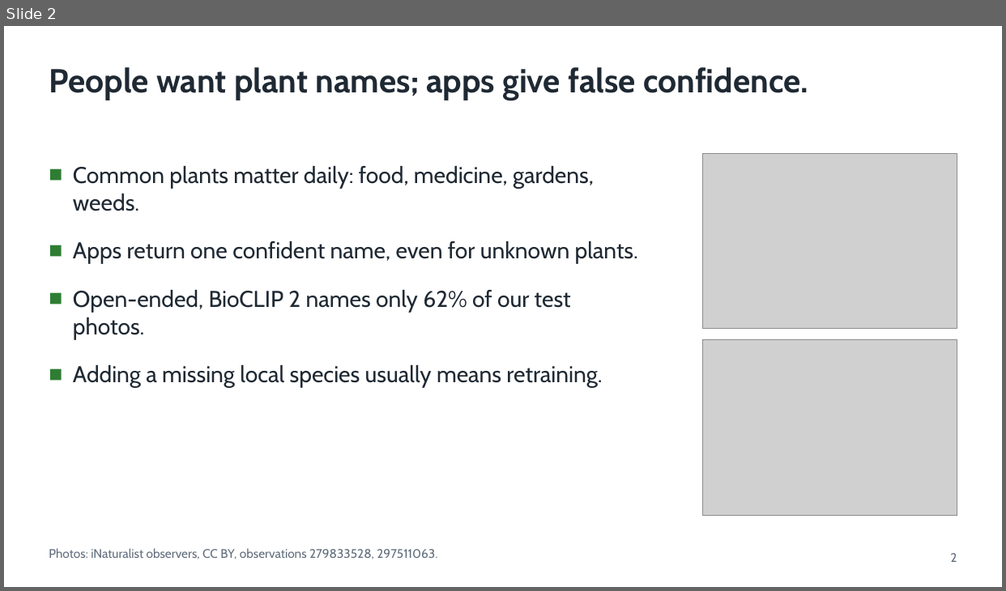
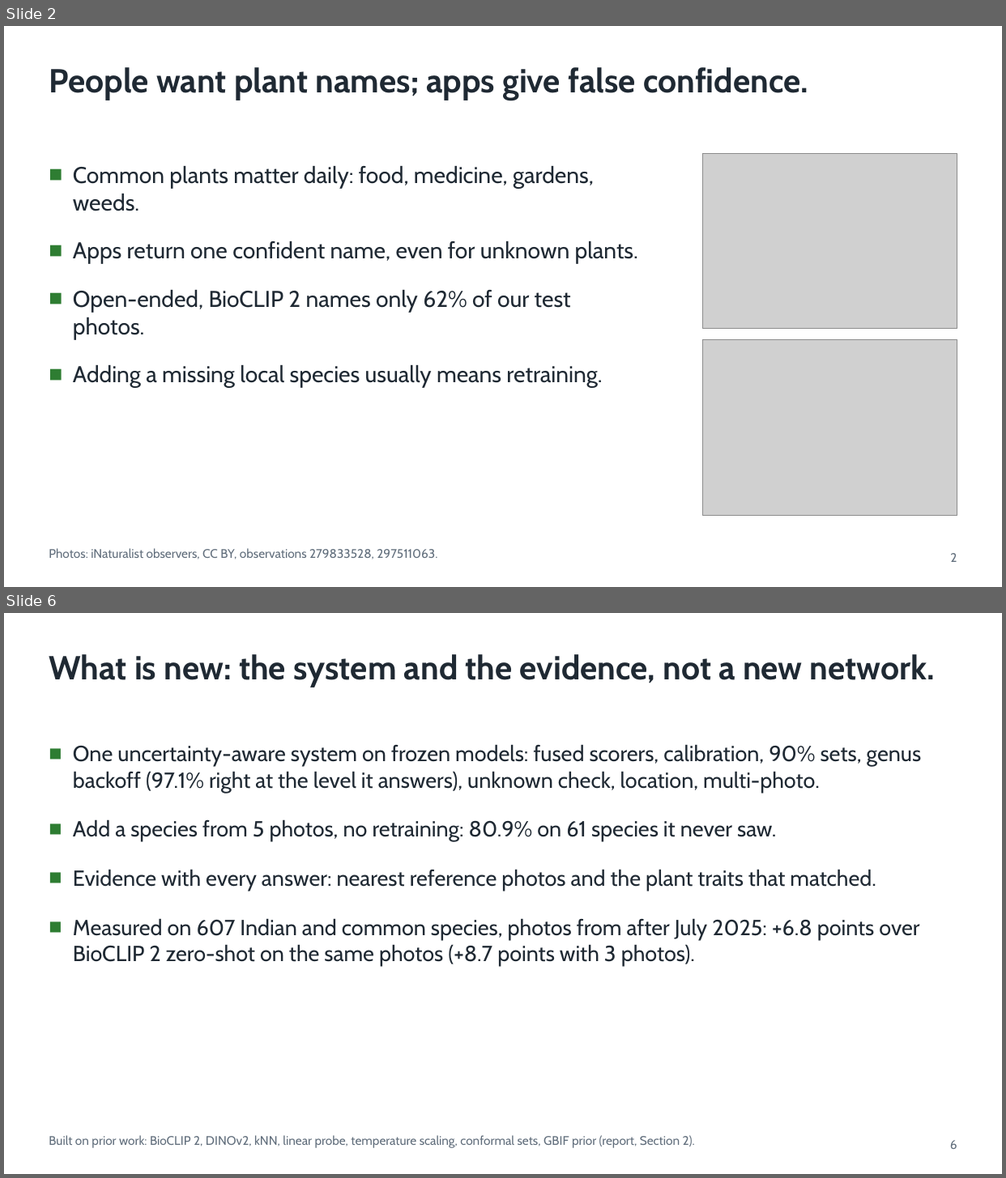
Before and after one commit to shadowBit01/Plant-Classifier-model, a slide deck: pitch/VanaLens.pptx. Shown one above the other, each under a label of ours: slide 2 before the commit, slides 2 and 6 after it; the slides between them are not shown. The pictures are 1006x591 and 1006x1178 pixels, drawn with LibreOffice and Linux fonts; fonts in the diff are those of the drawing; grey boxes stand for pictures. Boxes give left, top, right and bottom in pixels: in the first picture for what was removed or moved away, otherwise in the second. Text is boxed around its words. In the diff, an @@ line names an element or a change of style, - is before the commit and + after.

```diff
--- a/pitch/VanaLens.pptx
+++ b/pitch/VanaLens.pptx
@@ slide 6 added at [4,613,1002,1174], background #FFFFFF @@
@@ text added at [49,654,935,688], 32 pt, text #1F2933, bold @@
+What is new: the system and the evidence, not a new network.
@@ text added at [73,744,922,966], 21 pt, text #1F2933 @@
+■ One uncertainty-aware system on frozen models: fused scorers, calibration, 90% sets, genus backoff (97.1% right at the level it answers), unknown check, location, multi-photo.
+■ Add a species from 5 photos, no retraining: 80.9% on 61 species it never saw.
+■ Evidence with every answer: nearest reference photos and the plant traits that matched.
+■ Measured on 607 Indian and common species, photos from after July 2025: +6.8 points over BioCLIP 2 zero-shot on the same photos (+8.7 points with 3 photos).
@@ text added at [49,1135,695,1148], 12 pt, text #616E7C @@
+Built on prior work: BioCLIP 2, DINOv2, kNN, linear probe, temperature scaling, conformal sets, GBIF prior (report, Section 2).
@@ text added at [950,1140,957,1149], 12 pt, text #616E7C @@
+6
```
Also in this commit, not shown: 10 slides changed, 2 other slides added, 31 other files.
